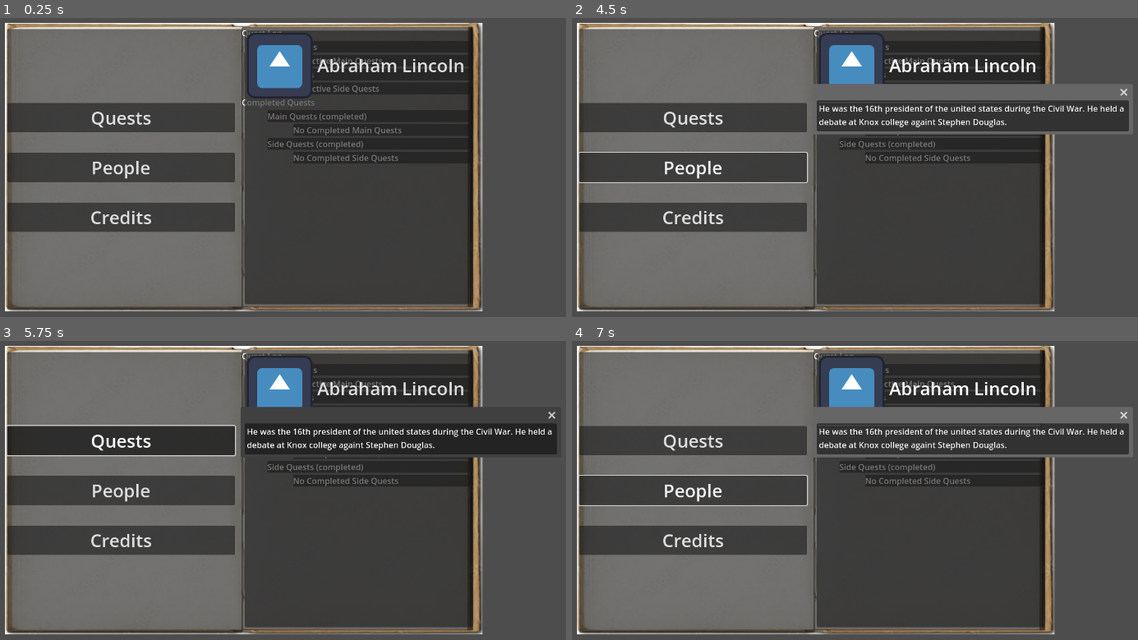
Above: before the commit, frames 1-4 (two rows, left to right).
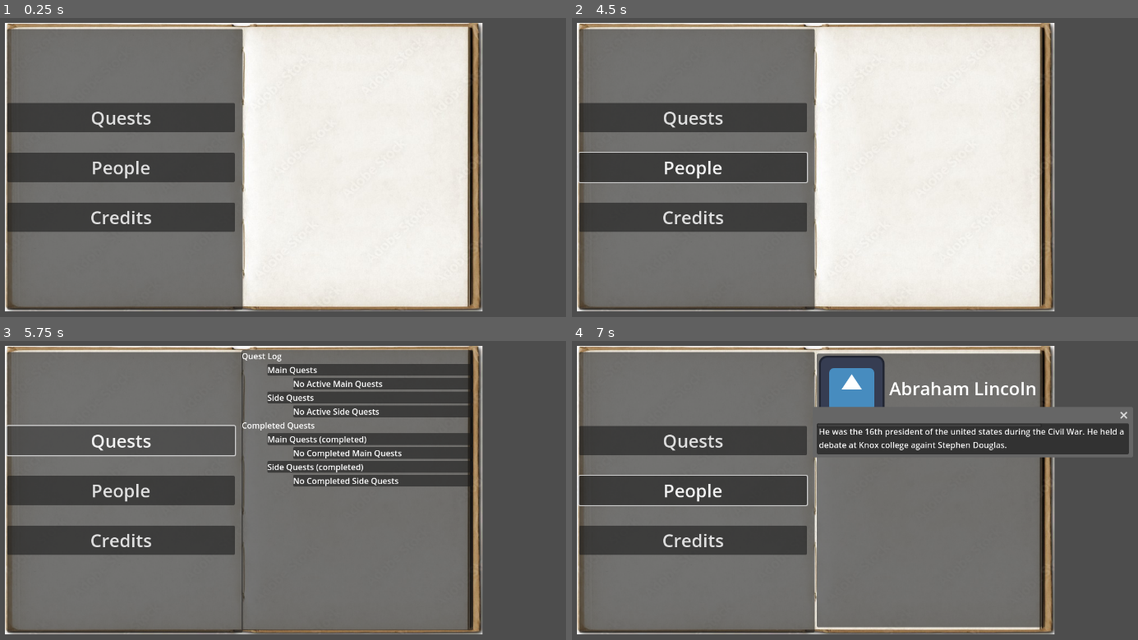
Above: after the commit, the same moments.

Repository: SpeedyGame/hope-cemetery-game
Game: Godot game, scene res://scenes/ui/journal_gui.tscn
Two runs of this game, one before a commit and one after it. Both use one fixed random seed, a clock stepped at 60 frames per second and the inputs below. The engine's default icon, where the game draws it, is replaced by a stand-in: a white triangle on a blue panel in a dark square.
Inputs (mouse positions are in pixels of both pictures, inside the frame that each line leads up to):
- Up to frame 1 (0.25 s): no input
- Up to frame 2 (4.5 s): click "Quests" at 0.5 s; click "People" at 1.25 s; click "Abraham Lincoln" at 2 s; click "Quests" at 2.75 s; click "People" at 3.5 s; click (928, 65) at 4.25 s, where only the run before the commit has a clickable "Abraham Lincoln"
- Up to frame 3 (5.75 s): click "Quests" at 5 s
- Up to frame 4 (7 s): click "People" at 5.75 s; click "Abraham Lincoln" at 6.5 s

The runs differ from the first frame. In frame 1, 38% of the frame differs, in the area x 42-84%, y 3-97%; in frame 2, 40%, in the area x 42-100%, y 3-97%; in frame 3, 35%; in frame 4, 28%.

Commit message:
fixing journal gui to close canvas layers

Diff:
--- a/scenes/ui/achievments.tscn
+++ b/scenes/ui/achievments.tscn
@@ -18,6 +18,7 @@
 script = ExtResource("1_vieii")
 
 [node name="PanelContainer" type="PanelContainer" parent="Control"]
+layout_mode = 0
 offset_top = 6.0
 offset_right = 777.0
 offset_bottom = 616.0
@@ -55,8 +56,6 @@
 text = "Accept your first quest to gain this acheivement"
 autowrap_mode = 3
 max_lines_visible = 5
-visible_characters = 500
-visible_ratio = 4.0
 
 [node name="close" type="Button" parent="Control/PanelContainer/VBoxContainer/MenuButton/popup_person1/VBoxContainer"]
 layout_mode = 2
--- a/scenes/ui/backpack_ui.gd
+++ b/scenes/ui/backpack_ui.gd
@@ -14,7 +14,7 @@
 func _on_backpack_pressed():
 	if journal.visible == true:
 		journal.visible = false
-		journal_control.hide_canvas()
+		#journal_control.hide_canvas(journal_control)
 	if backpack_items.visible == false:
 		backpack_items.visible = true
 	else:
@@ -26,13 +26,13 @@
 		journal.visible = true
 	else:
 		journal.visible = false
-		journal_control.hide_canvas()
+		#journal_control.hide_canvas()
 
 
 func _on_inventory_button_pressed():
 	if inventory.visible == true:
 		inventory.visible = false
-		inventory_control.hide_canvas()
+		#inventory_control.hide_canvas()
 	if backpack_items.visible == false:
 		backpack_items.visible = true
 	else:
--- a/scenes/ui/journal_gui.tscn
+++ b/scenes/ui/journal_gui.tscn
@@ -196,6 +196,7 @@
 text = "No Completed Side Quests"
 
 [node name="people_gui" type="CanvasLayer" parent="Control"]
+visible = false
 script = ExtResource("4_fko3c")
 
 [node name="PanelContainer" type="PanelContainer" parent="Control/people_gui"]
--- a/scenes/ui/quest_visibility.gd
+++ b/scenes/ui/quest_visibility.gd
@@ -1,21 +1,29 @@
 extends Control
-@onready var popup = $PanelContainer/VBoxContainer/MenuButton/popup_person1
-@onready var timer = $PanelContainer/VBoxContainer/Timer
+@onready var quest_gui = $quest_gui
+@onready var people_gui = $people_gui
 
 
 func _ready():
-	pass
+	quest_gui.visible = false
+	people_gui.visible = false
+
+#func hide_canvas(node: Node):
+	#if node is CanvasLayer:
+		#node.visible = false
+	#for child in node.get_children():
+		#hide_canvas(child)
+
+func _on_quest_button_pressed():
+	people_gui.visible = false
+	if quest_gui.visible == true:
+		quest_gui.visible = false
+	else:
+		quest_gui.visible = true
 
 
-func _on_menu_button_mouse_entered():
-	timer.start()
-
-
-
-func _on_menu_button_mouse_exited():
-	timer.stop()
-	popup.hide()
-
-
-func _on_timer_timeout():
-	popup.popup()
+func _on_people_button_pressed():
+	quest_gui.visible = false
+	if people_gui.visible == true:
+		people_gui.visible = false
+	else:
+		people_gui.visible = true
